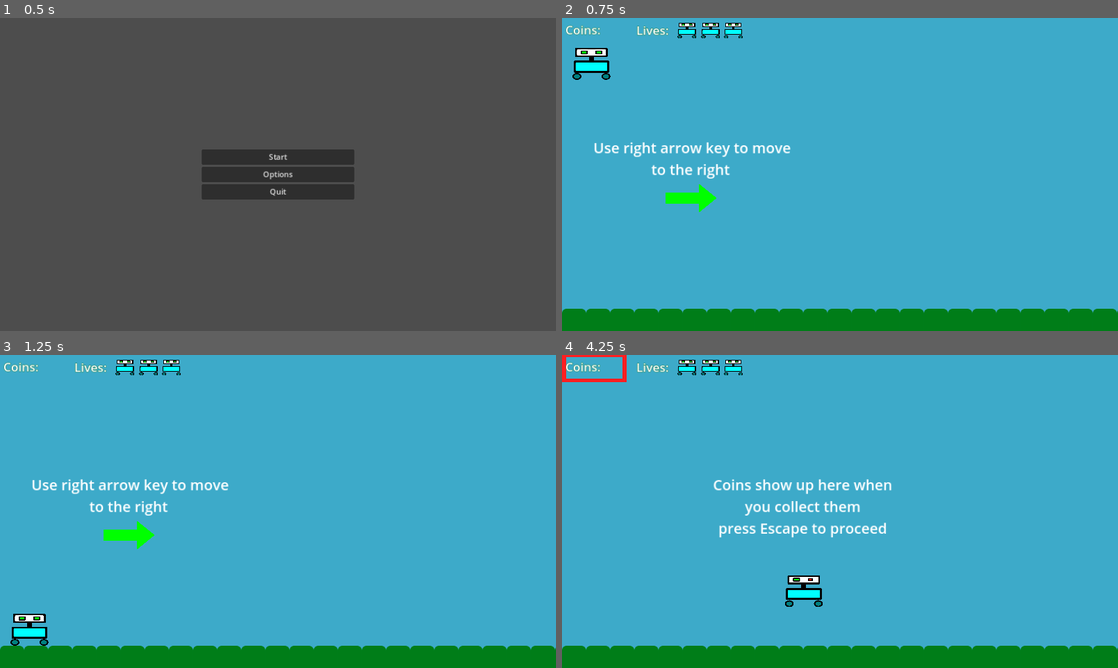
Above: before the commit, frames 1-4 (two rows, left to right).
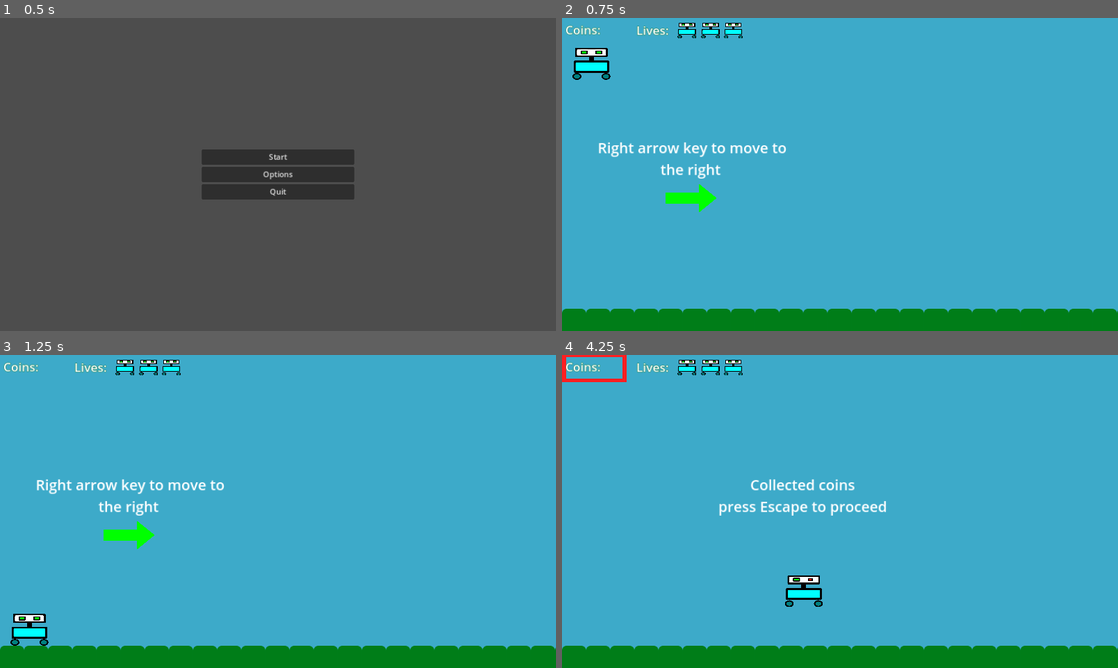
Above: after the commit, the same moments.

Repository: mikailaliyev/MsAdventures
Game: Godot game, scene res://menu/menu.tscn
Two runs of this game, one before a commit and one after it. Both use one fixed random seed, a clock stepped at 60 frames per second and the inputs below.
Inputs:
- Up to frame 1 (0.5 s): no input
- Up to frame 2 (0.75 s): click "Start" at 0.5 s
- Up to frame 3 (1.25 s): no input
- Up to frame 4 (4.25 s): hold Space (jump) 1.28-2.03 s; hold Right (right) 1.28-2.78 s; tap Space (jump) at 2.1, 2.27, 2.57, 3.6, 3.77, 4.07 s; tap Enter at 2.75 s; hold Left (left) 2.78-3.53 s; hold Space (jump) 2.78-3.53 s; hold Right (right) from 3.53 s (still down)

Frame 1 is identical in both runs. In frame 2, 1.1% of the frame differs, in the area x 5-42%, y 39-52%; in frame 3, 1.1%; in frame 4, 1.7%, in the area x 27-60%, y 39-59%.

Commit message:
changes: minor control tips changes

Diff:
--- a/levels/level_1.tscn
+++ b/levels/level_1.tscn
@@ -856,7 +856,7 @@
 offset_right = 483.0
 offset_bottom = 308.0
 theme_override_font_sizes/font_size = 30
-text = "Use right arrow key to move to the right "
+text = "Right arrow key to move to the right "
 horizontal_alignment = 1
 autowrap_mode = 2
 
@@ -875,7 +875,7 @@
 offset_right = 827.0
 offset_bottom = 334.0
 theme_override_font_sizes/font_size = 30
-text = "Use left arrow key to move to the left "
+text = "Left arrow key to move to the left "
 horizontal_alignment = 1
 autowrap_mode = 2
 
@@ -894,7 +894,7 @@
 offset_right = 722.0
 offset_bottom = 334.0
 theme_override_font_sizes/font_size = 30
-text = "Use up arrow or Space key to jump"
+text = "Up arrow or Space key to jump"
 horizontal_alignment = 1
 autowrap_mode = 2
 
@@ -914,7 +914,7 @@
 offset_right = 712.0
 offset_bottom = 334.0
 theme_override_font_sizes/font_size = 30
-text = "Coins show up here when you collect them
+text = "Collected coins
 press Escape to proceed"
 horizontal_alignment = 1
 autowrap_mode = 2
@@ -936,7 +936,7 @@
 offset_right = 712.0
 offset_bottom = 334.0
 theme_override_font_sizes/font_size = 30
-text = "Here you can see total number of lives you have
+text = "Total number of lives you have
 press Escape to proceed"
 horizontal_alignment = 1
 autowrap_mode = 2
@@ -975,13 +975,12 @@
 
 [node name="LabelForEnemyIntro" type="Label" parent="GameControlsInsturctions"]
 unique_name_in_owner = true
-visible = false
 offset_left = 2425.0
 offset_top = 253.0
 offset_right = 2931.0
 offset_bottom = 385.0
 theme_override_font_sizes/font_size = 30
-text = "Avoid enemies or you lose a life
+text = "Avoid enemies
 Escape to proceed"
 horizontal_alignment = 1
 vertical_alignment = 1
